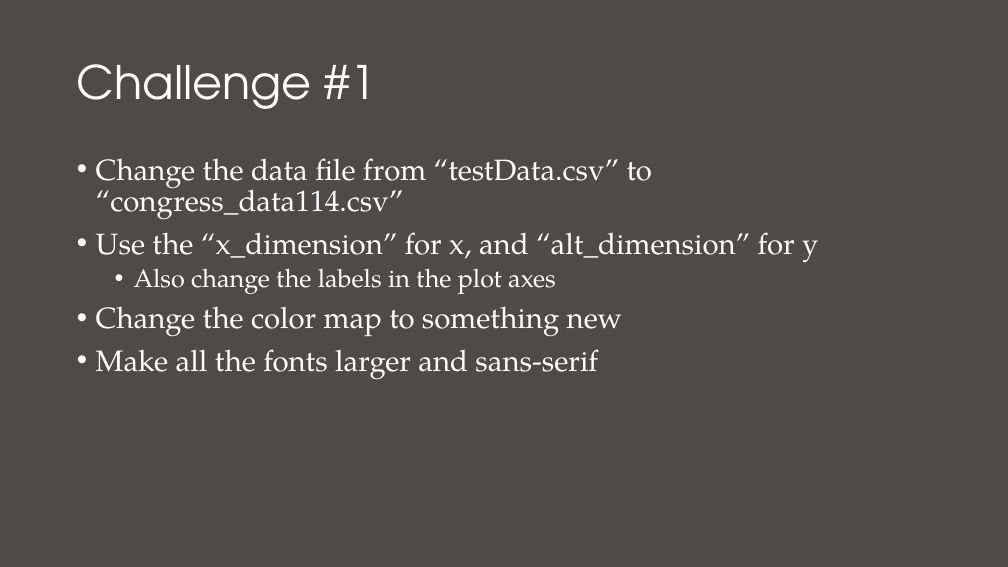
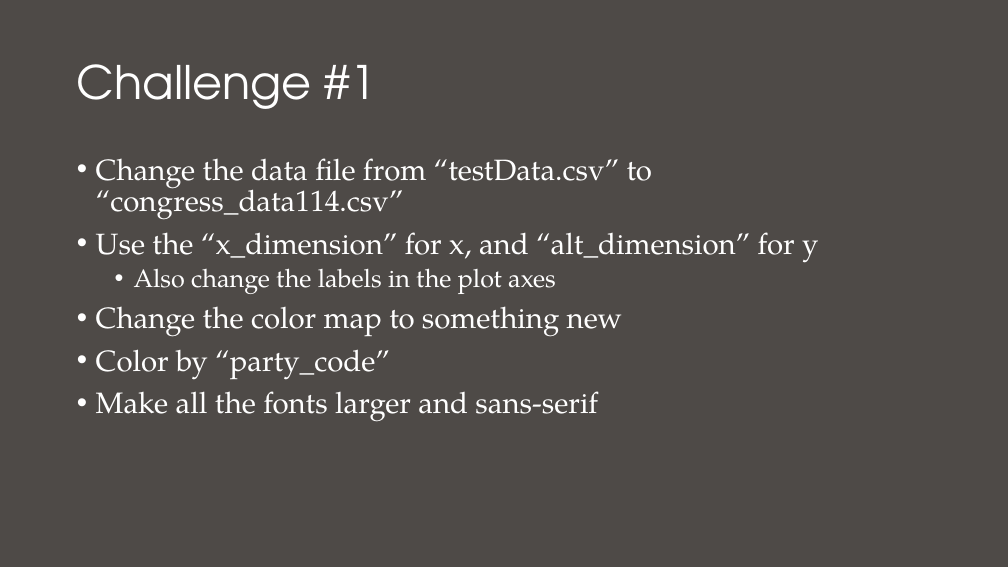
Before and after one commit to ageller/IDEAS_FSS-Vis, a slide deck: slide 21 of D3/introToD3.pptx. Drawn at 1008x567 pixels with LibreOffice and Linux fonts; fonts in the diff are those of the drawing. Boxes give left, top, right and bottom in pixels: in the first picture for what was removed or moved away, otherwise in the second. Text is boxed around its words. In the diff, an @@ line names an element or a change of style, - is before the commit and + after.

```diff
--- a/D3/introToD3.pptx
+++ b/D3/introToD3.pptx
@@ text at <box>96,349,390,380</box>: paragraph added @@
+• Color by “party_code”
```
Also in this commit, not shown: 1 other slide changed.
